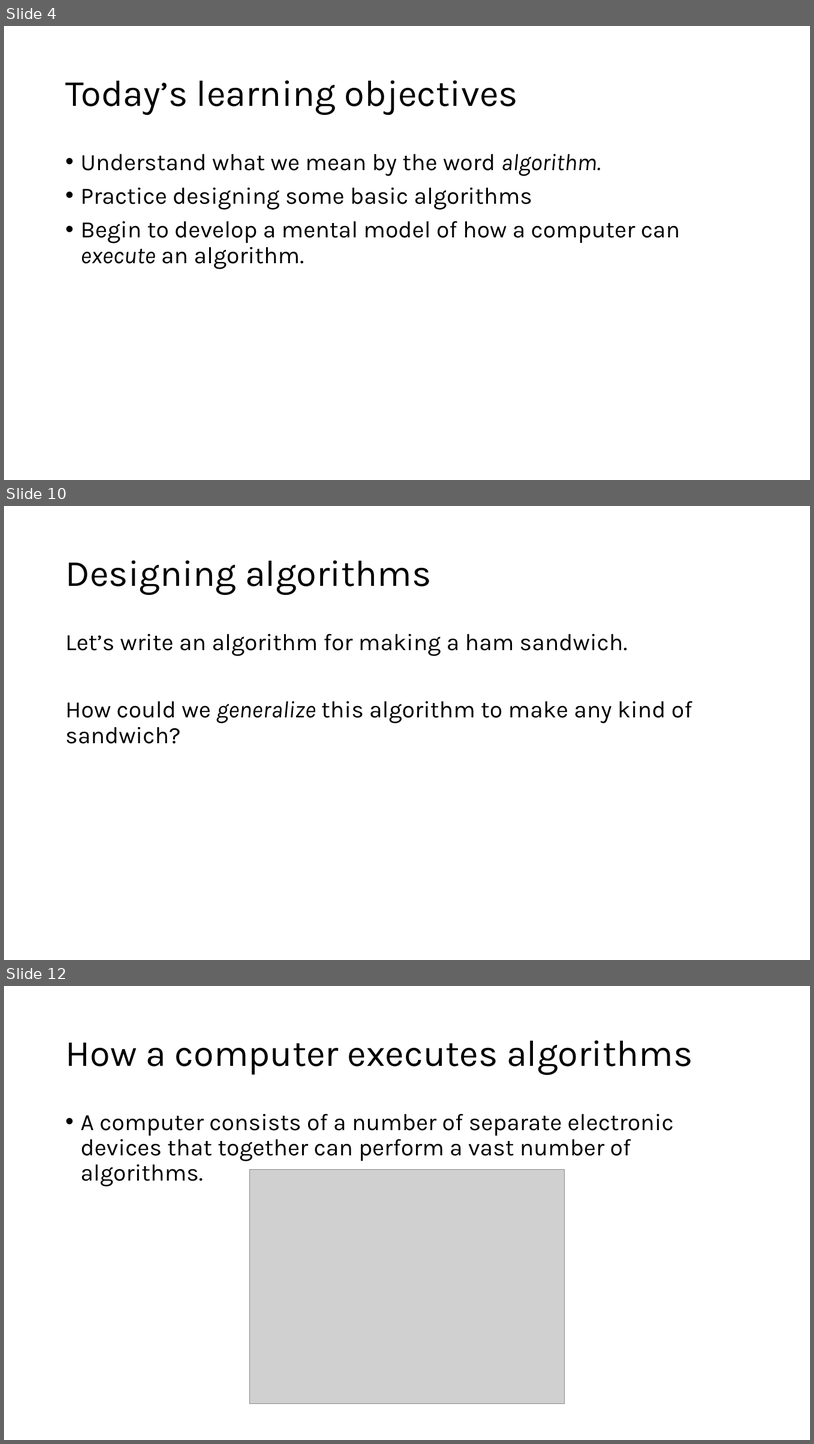
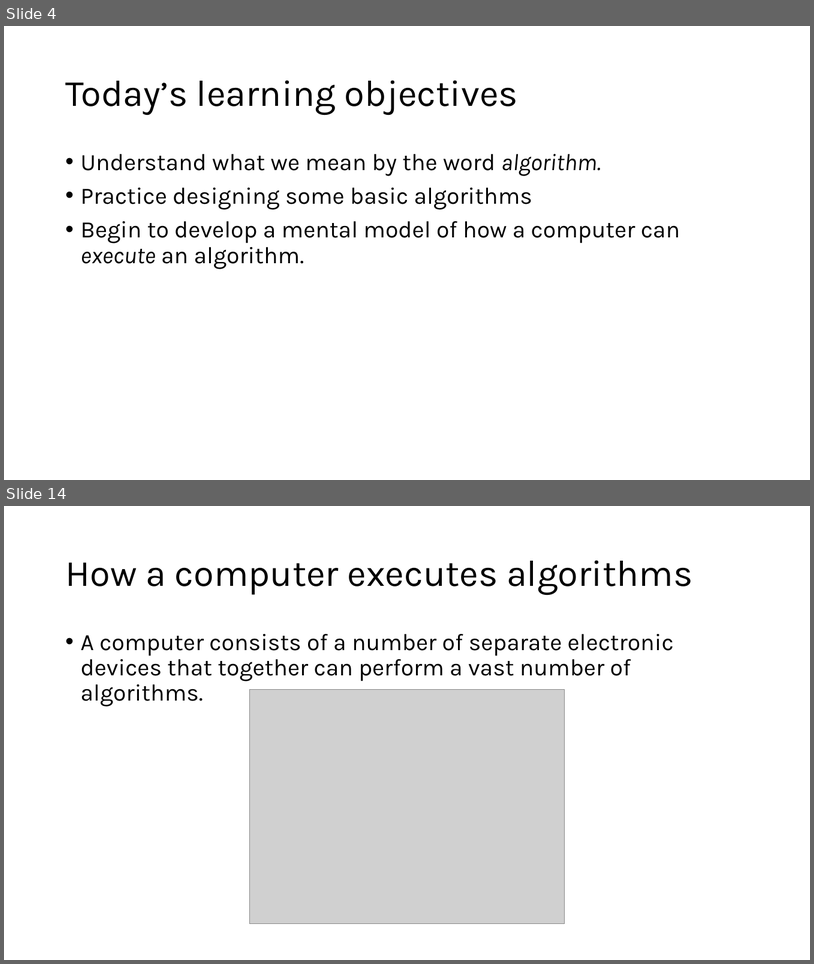
Before and after one commit to engmaths/SEMT10002_2025, a slide deck: Week_1_variables_operators_and_algorithms/Seminar_algorithms/seminar1_algorithms.pptx. Shown one above the other, each under a label of ours: slides 4, 10 and 12 before the commit, slides 4 and 14 after it; the slides between them are not shown. The pictures are 814x1444 and 814x964 pixels, drawn with LibreOffice and Linux fonts; fonts in the diff are those of the drawing; grey boxes stand for pictures. Boxes give left, top, right and bottom in pixels: in the first picture for what was removed or moved away, otherwise in the second. Text is boxed around its words. In the diff, an @@ line names an element or a change of style, - is before the commit and + after.

```diff
--- a/Week_1_variables_operators_and_algorithms/Seminar_algorithms/seminar1_algorithms.pptx
+++ b/Week_1_variables_operators_and_algorithms/Seminar_algorithms/seminar1_algorithms.pptx
@@ slide 10 removed at (x1=4, y1=506, x2=810, y2=960), background #FFFFFF @@
@@ title removed at (x1=65, y1=560, x2=431, y2=595) @@
-Designing algorithms
@@ text removed at (x1=65, y1=634, x2=693, y2=744) @@
-Let’s write an algorithm for making a ham sandwich.
-How could we generalize this algorithm to make any kind of sandwich?
@@ what was slide 12 is now slide 14 @@
```
Also in this commit, not shown: 8 slides changed, 6 slides added, 1 other file.
